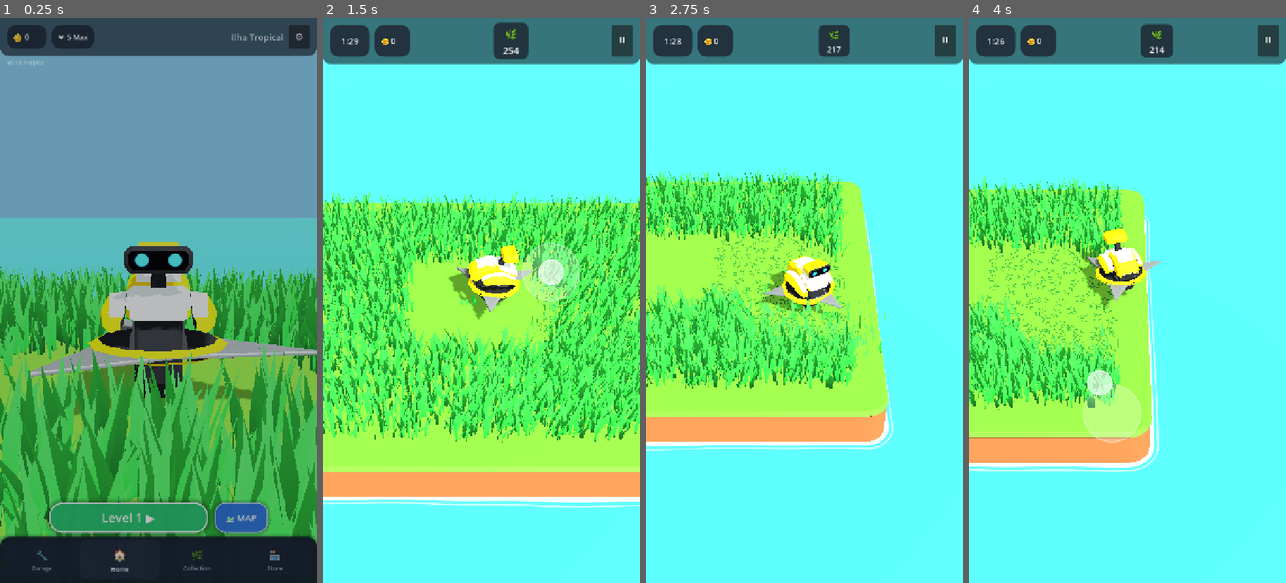
Above: before the commit, frames 1-4 (left to right).
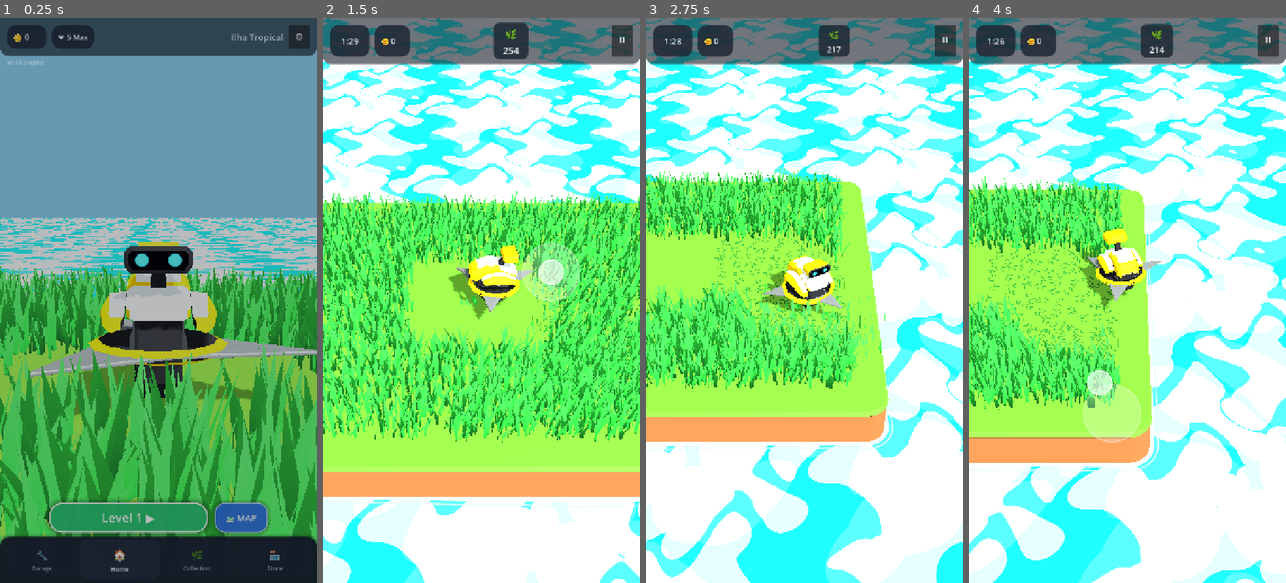
Above: after the commit, the same moments.

Repository: rogerbif/grass-cut-bot
Game: Godot game, scene res://scenes/menu/main_menu.tscn
The game is run twice, just before and just after one commit, with the same random seed, the same clock (stepped at 60 frames per second) and the same inputs.
Inputs (mouse positions are in pixels of both pictures, inside the frame that each line leads up to):
- Up to frame 1 (0.25 s): no input
- Up to frame 2 (1.5 s): click "Level 1 ▶" at 0.5 s; tap Enter at 1.25 s; move the mouse to (551, 272) at 1.27 s; hold Right (ui_right) from 1.28 s (still down); hold Alt from 1.28 s (still down); click (551, 272) at 1.42 s
- Up to frame 3 (2.75 s): release Right (ui_right) at 2 s; release Alt at 2 s; drag from (741, 328) to (788, 413) at 2.02 s
- Up to frame 4 (4 s): move the mouse to (1159, 176) at 2.77 s; hold Right (ui_right) 2.78-3.5 s; tap Z at 2.85 s; drag from (1111, 413) to (1032, 215) at 3.52 s

The runs differ from the first frame. In frame 1, 7.7% of the frame differs, in the area x 0-100%, y 7-51%; in frame 2, 39%; in frame 3, 55%; in frame 4, 60%, in the area x 0-100%, y 0-100%.

Commit message:
feat: port espacial 3d calibrado do shader wind waker 2d [v0.10.2-alpha]

Diff:
--- a/project.godot
+++ b/project.godot
@@ -11,7 +11,7 @@
 [application]
 
 config/name="Grass Cut Bot"
-config/version="0.10.1-alpha"
+config/version="0.10.2-alpha"
 run/main_scene="res://scenes/menu/main_menu.tscn"
 config/features=PackedStringArray("4.7", "Mobile")
 boot_splash/image="uid://3pegaomvcdut"
--- a/scenes/level/water_ocean.tscn
+++ b/scenes/level/water_ocean.tscn
@@ -1,11 +1,9 @@
 [gd_scene load_steps=5 format=3 uid="uid://water_ocean_01"]
 
-[sub_resource type="StandardMaterial3D" id="StandardMaterial3D_ocean"]
-roughness = 0.88
-albedo_color = Color(0.18, 0.65, 0.78, 1)
+[ext_resource type="Material" uid="uid://wind_waker_water_mat_01" path="res://shaders/wind_waker_water_material.tres" id="1_water_mat"]
 
 [sub_resource type="PlaneMesh" id="PlaneMesh_ocean"]
-material = SubResource("StandardMaterial3D_ocean")
+material = ExtResource("1_water_mat")
 size = Vector2(120, 120)
 
 [sub_resource type="StandardMaterial3D" id="StandardMaterial3D_deep"]
--- a/scenes/menu/main_menu.tscn
+++ b/scenes/menu/main_menu.tscn
@@ -9,6 +9,7 @@
 [ext_resource type="PackedScene" uid="uid://tab_store_scene_01" path="res://scenes/menu/tabs/tab_store.tscn" id="7_tab_store"]
 [ext_resource type="PackedScene" uid="uid://bottom_nav_bar_scene_01" path="res://scenes/menu/bottom_nav_bar.tscn" id="8_nav_bar"]
 [ext_resource type="PackedScene" uid="uid://settings_modal_scene_01" path="res://scenes/ui/settings_modal.tscn" id="9_settings_modal"]
+[ext_resource type="Material" uid="uid://wind_waker_water_mat_01" path="res://shaders/wind_waker_water_material.tres" id="10_water_mat"]
 
 [sub_resource type="Environment" id="Environment_menu"]
 background_mode = 1
@@ -18,12 +19,8 @@
 ambient_light_energy = 0.9
 tonemap_mode = 2
 
-[sub_resource type="StandardMaterial3D" id="StandardMaterial3D_ocean"]
-roughness = 0.88
-albedo_color = Color(0.18, 0.65, 0.82, 1)
-
 [sub_resource type="PlaneMesh" id="PlaneMesh_ocean"]
-material = SubResource("StandardMaterial3D_ocean")
+material = ExtResource("10_water_mat")
 size = Vector2(320, 320)
 
 [sub_resource type="StyleBoxFlat" id="StyleBoxFlat_top"]
--- a/scripts/core/game_version.gd
+++ b/scripts/core/game_version.gd
@@ -7,7 +7,7 @@
 
 const MAJOR: int = 0
 const MINOR: int = 10
-const PATCH: int = 1
+const PATCH: int = 2
 const STAGE: String = "ALPHA" # "PRE-ALPHA", "ALPHA", "BETA", "RC", "RELEASE"
 const BUILD_TYPE: String = "dev" # "dev", "nightly", "public"
 
--- /dev/null
+++ b/shaders/wind_waker_water.gdshader
@@ -0,0 +1,67 @@
+// Wind Waker Toon Water Shader (Godot 4 Spatial Port)
+// Baseado na versão 2D de zeludtnecniv (GodotShaders) adaptada para Spatial 3D
+shader_type spatial;
+render_mode cull_back, diffuse_toon, specular_disabled;
+
+uniform vec4 water_color : source_color = vec4(0.18, 0.65, 0.82, 1.0);
+uniform vec4 water2_color : source_color = vec4(0.08, 0.52, 0.75, 1.0);
+uniform vec4 foam_color : source_color = vec4(0.88, 0.98, 1.0, 1.0);
+
+uniform float uv_scale : hint_range(0.01, 2.0) = 0.22;
+uniform float distortion_speed : hint_range(0.1, 5.0) = 1.2;
+uniform float foam_intensity : hint_range(0.0, 1.0) = 0.40;
+uniform float roughness : hint_range(0.0, 1.0) = 0.88;
+
+const float TWOPI = 6.283185307;
+const float SIXPI = 18.84955592;
+
+varying vec3 v_world_pos;
+
+float circ(vec2 pos, vec2 c, float s) {
+	c = abs(pos - c);
+	c = min(c, 1.0 - c);
+	return smoothstep(0.0, 0.002, sqrt(s) - sqrt(dot(c, c))) * -1.0;
+}
+
+float waterlayer(vec2 uv) {
+	uv = mod(uv, 1.0);
+	float ret = 1.0;
+	ret += circ(uv, vec2(0.37378, 0.277169), 0.0268181);
+	ret += circ(uv, vec2(0.0317477, 0.540372), 0.0193742);
+	ret += circ(uv, vec2(0.430044, 0.882218), 0.0232337);
+	ret += circ(uv, vec2(0.641033, 0.695106), 0.0117864);
+	ret += circ(uv, vec2(0.0146398, 0.0791346), 0.0299458);
+	ret += circ(uv, vec2(0.43871, 0.394445), 0.0289087);
+	ret += circ(uv, vec2(0.909446, 0.878141), 0.028466);
+	ret += circ(uv, vec2(0.310149, 0.686637), 0.0128496);
+	ret += circ(uv, vec2(0.928617, 0.195986), 0.0152041);
+	ret += circ(uv, vec2(0.0438506, 0.868153), 0.0268601);
+	ret += circ(uv, vec2(0.308619, 0.194937), 0.00806102);
+	ret += circ(uv, vec2(0.349922, 0.449714), 0.00928667);
+	ret += circ(uv, vec2(0.0449556, 0.953415), 0.023126);
+	ret += circ(uv, vec2(0.117761, 0.503309), 0.015949);
+	ret += circ(uv, vec2(0.318217, 0.912258), 0.0247672);
+	ret += circ(uv, vec2(0.187332, 0.575647), 0.0107297);
+	return clamp(ret, 0.0, 1.0);
+}
+
+void vertex() {
+	v_world_pos = (MODEL_MATRIX * vec4(VERTEX, 1.0)).xyz;
+}
+
+void fragment() {
+	vec2 uv = v_world_pos.xz * uv_scale;
+
+	float t = TIME * distortion_speed * 0.1;
+	vec2 uv1 = uv + vec2(sin(t + uv.y * TWOPI), cos(t + uv.x * TWOPI)) * 0.1;
+	vec2 uv2 = uv - vec2(cos(t - uv.y * SIXPI), sin(t - uv.x * SIXPI)) * 0.1;
+
+	float layer1 = waterlayer(uv1);
+	float layer2 = waterlayer(uv2);
+
+	vec4 final_color = mix(water_color, water2_color, layer1);
+	final_color = mix(final_color, foam_color, (1.0 - layer2) * foam_intensity);
+
+	ALBEDO = final_color.rgb;
+	ROUGHNESS = roughness;
+}
--- /dev/null
+++ b/shaders/wind_waker_water_material.tres
@@ -0,0 +1,14 @@
+[gd_resource type="ShaderMaterial" load_steps=2 format=3 uid="uid://wind_waker_water_mat_01"]
+
+[ext_resource type="Shader" path="res://shaders/wind_waker_water.gdshader" id="1_shader"]
+
+[resource]
+render_priority = 0
+shader = ExtResource("1_shader")
+shader_parameter/water_color = Color(0.18, 0.65, 0.82, 1)
+shader_parameter/water2_color = Color(0.08, 0.52, 0.75, 1)
+shader_parameter/foam_color = Color(0.88, 0.98, 1, 1)
+shader_parameter/uv_scale = 0.22
+shader_parameter/distortion_speed = 1.2
+shader_parameter/foam_intensity = 0.4
+shader_parameter/roughness = 0.88
Not shown, changed: export_presets.cfg
Not shown, added: shaders/wind_waker_water.gdshader.uid
Not shown, changed: docs/01_visao_geral_e_gdd/DIRECAO_DE_ARTE_E_VISUAL.md
Not shown, added: docs/historico_melhorias/065_shader_agua_wind_waker_calibrado.md
Not shown, changed: docs/historico_melhorias/INDICE_MELHORIAS.md
